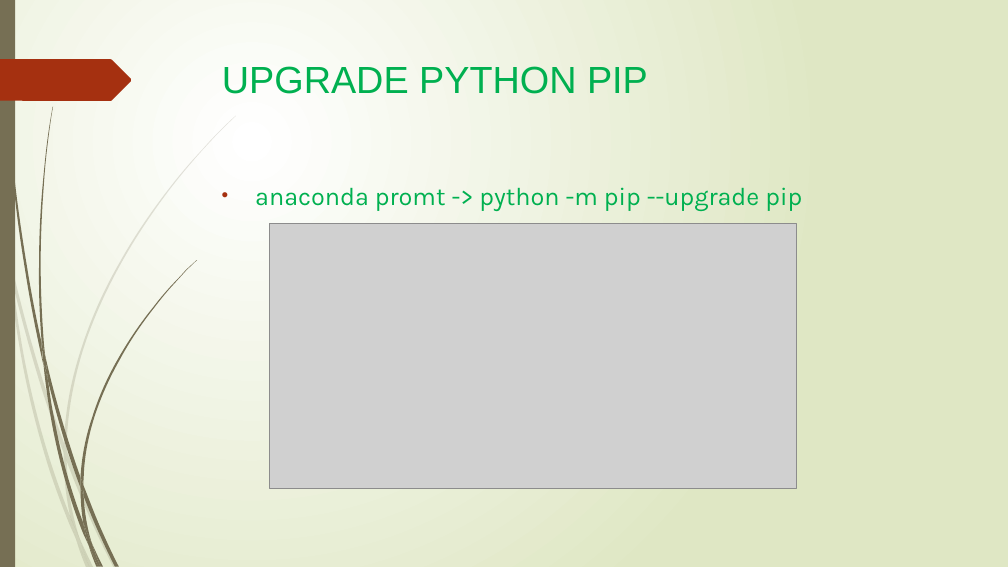
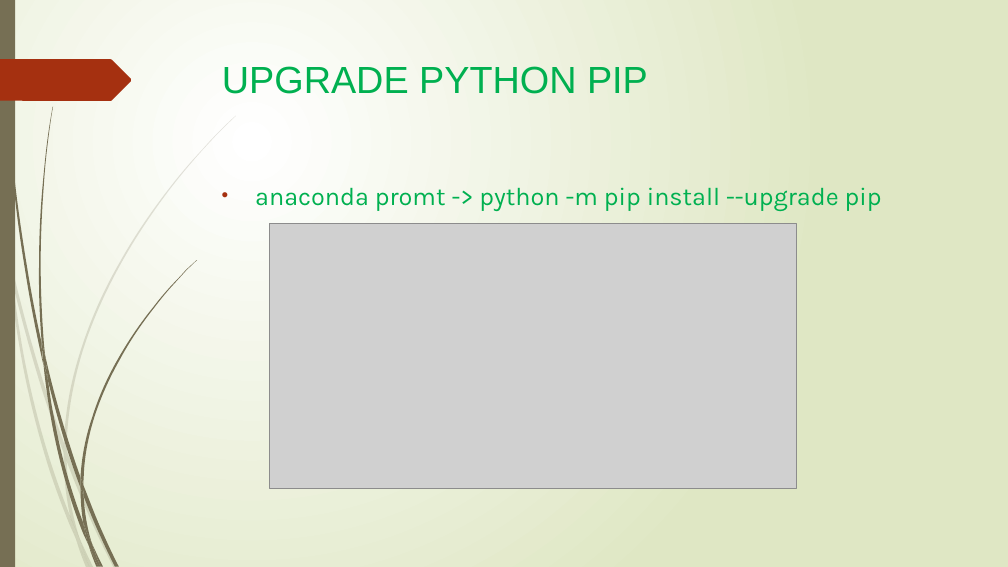
Before and after one commit to joblackpoc/StudyJupyter, a slide deck: slide 10 of Pro_report_2018.pptx. Drawn at 1008x567 pixels with LibreOffice and Linux fonts; fonts in the diff are those of the drawing; grey boxes stand for pictures. Boxes give left, top, right and bottom in pixels: in the first picture for what was removed or moved away, otherwise in the second. Text is boxed around its words. In the diff, an @@ line names an element or a change of style, - is before the commit and + after.

Commit message:
python -m pip install --upgrade -pip

```diff
--- a/Pro_report_2018.pptx
+++ b/Pro_report_2018.pptx
@@ text at <box>255,187,882,211</box>: text changed @@
-• anaconda promt -> python -m pip --upgrade pip
+• anaconda promt -> python -m pip install --upgrade pip
```
Also in this commit, not shown: 1 other slide changed.
